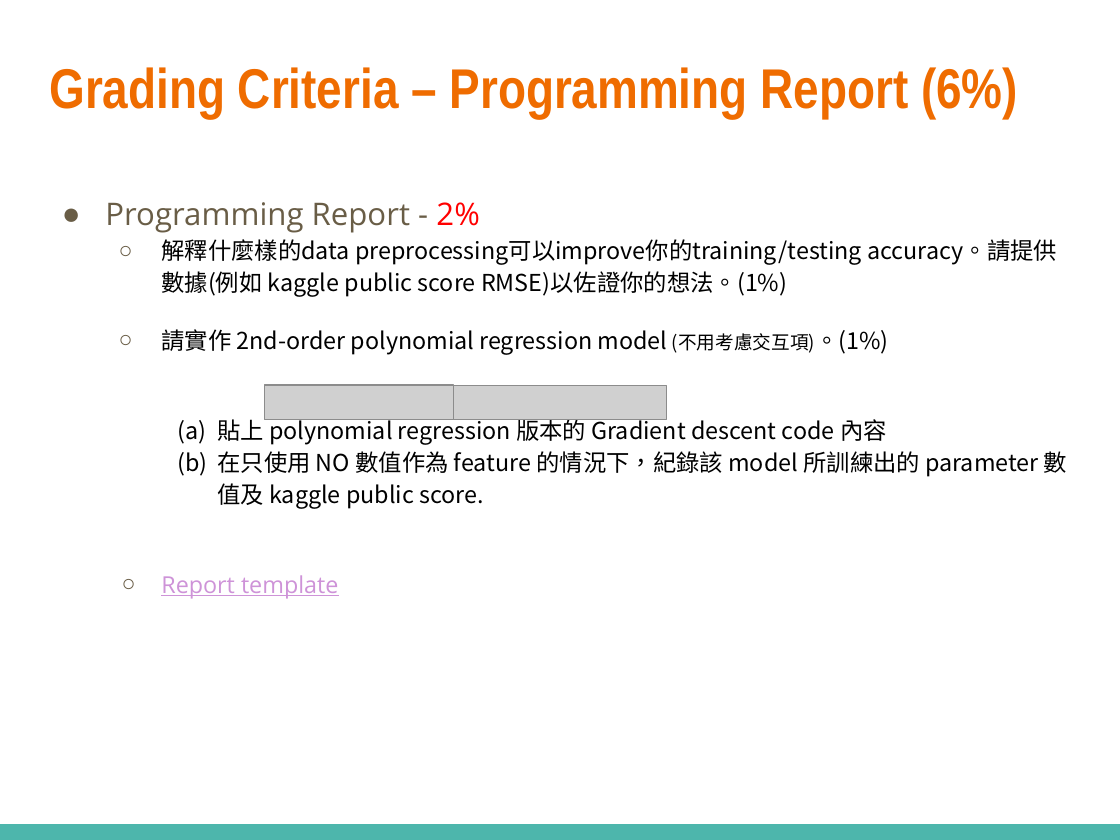
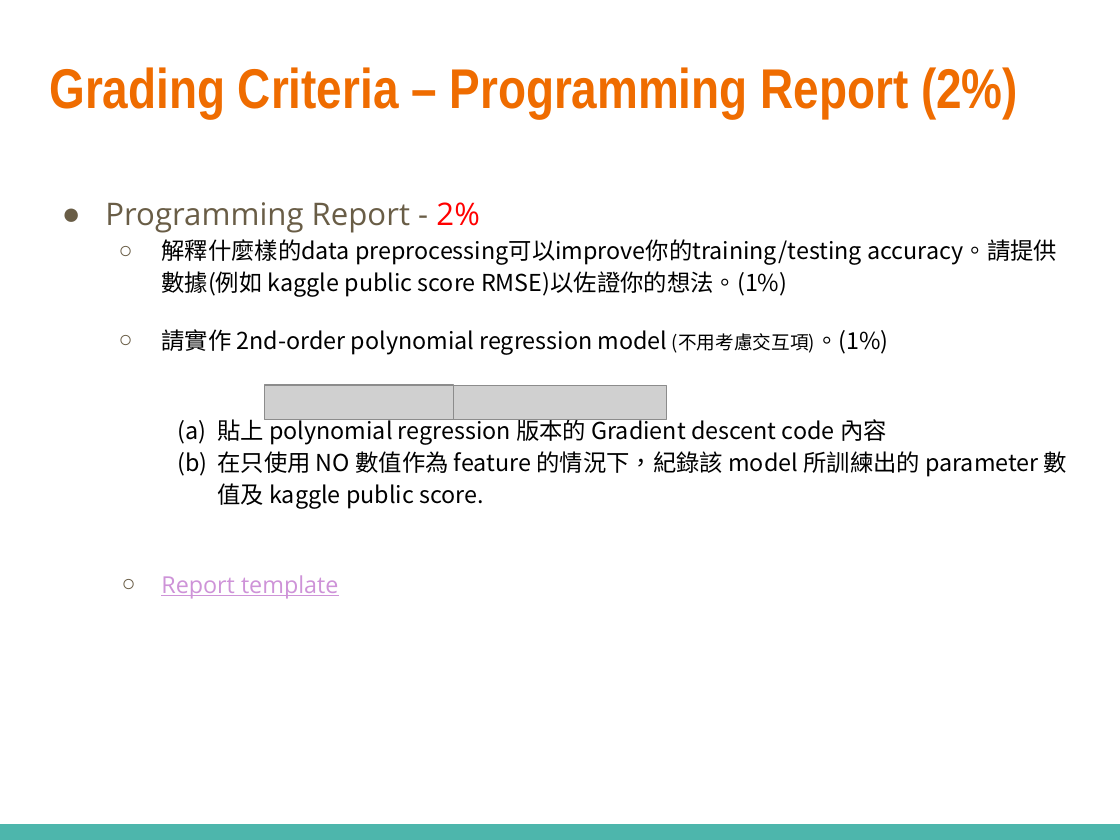
Before and after one commit to ntueemlta2024/ntueemlta2024.github.io, a slide deck: slide 19 of homeworks/hw1/ml-2024fall-hw1-slide.pptx. Drawn at 1120x840 pixels with LibreOffice and Linux fonts; fonts in the diff are those of the drawing; grey boxes stand for pictures. Boxes give left, top, right and bottom in pixels: in the first picture for what was removed or moved away, otherwise in the second. Text is boxed around its words. In the diff, an @@ line names an element or a change of style, - is before the commit and + after.

```diff
--- a/homeworks/hw1/ml-2024fall-hw1-slide.pptx
+++ b/homeworks/hw1/ml-2024fall-hw1-slide.pptx
@@ title at [49, 67, 1018, 118]: text changed @@
-Grading Criteria – Programming Report (6%)
+Grading Criteria – Programming Report (2%)
```
Also in this commit, not shown: 2 other slides changed, 1 other file.
